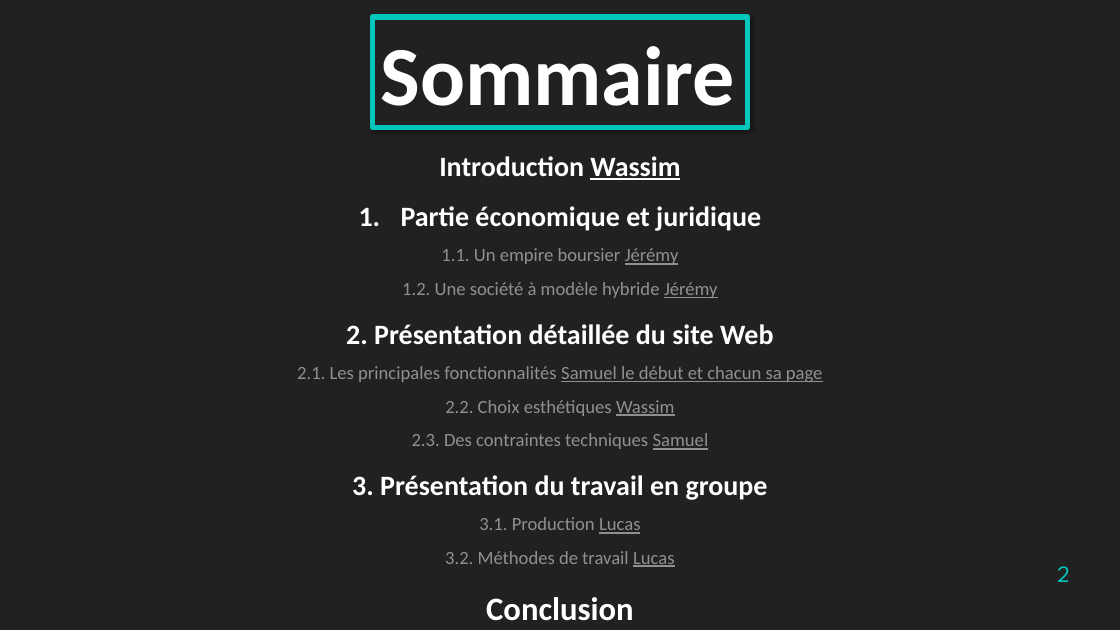
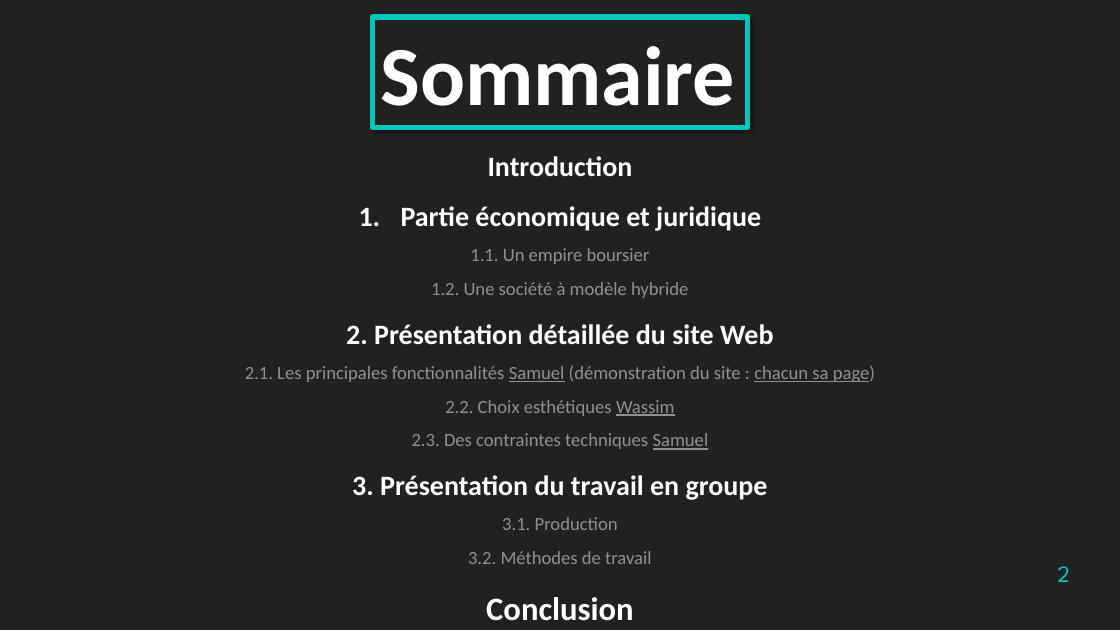
Before and after one commit to TheStaticTurtle/IUT_Website_TTI, a slide deck: slide 2 of Documents/Soutenance.pptx. Drawn at 1120x630 pixels with LibreOffice and Linux fonts; fonts in the diff are those of the drawing. Boxes give left, top, right and bottom in pixels: in the first picture for what was removed or moved away, otherwise in the second. Text is boxed around its words. In the diff, an @@ line names an element or a change of style, - is before the commit and + after.

```diff
--- a/Documents/Soutenance.pptx
+++ b/Documents/Soutenance.pptx
@@ text at (488,156,633,176): text changed @@
-Introduction Wassim
+Introduction
@@ text at (431,248,688,298): text changed @@
-1.1. Un empire boursier Jérémy
-1.2. Une société à modèle hybride Jérémy
+1.1. Un empire boursier
+1.2. Une société à modèle hybride
@@ text at (245,365,875,382): text changed @@
-2.1. Les principales fonctionnalités Samuel le début et chacun sa page
+2.1. Les principales fonctionnalités Samuel (démonstration du site : chacun sa page)
@@ text at (468,517,652,564): text changed @@
-3.1. Production Lucas
-3.2. Méthodes de travail Lucas
+3.1. Production
+3.2. Méthodes de travail
```
